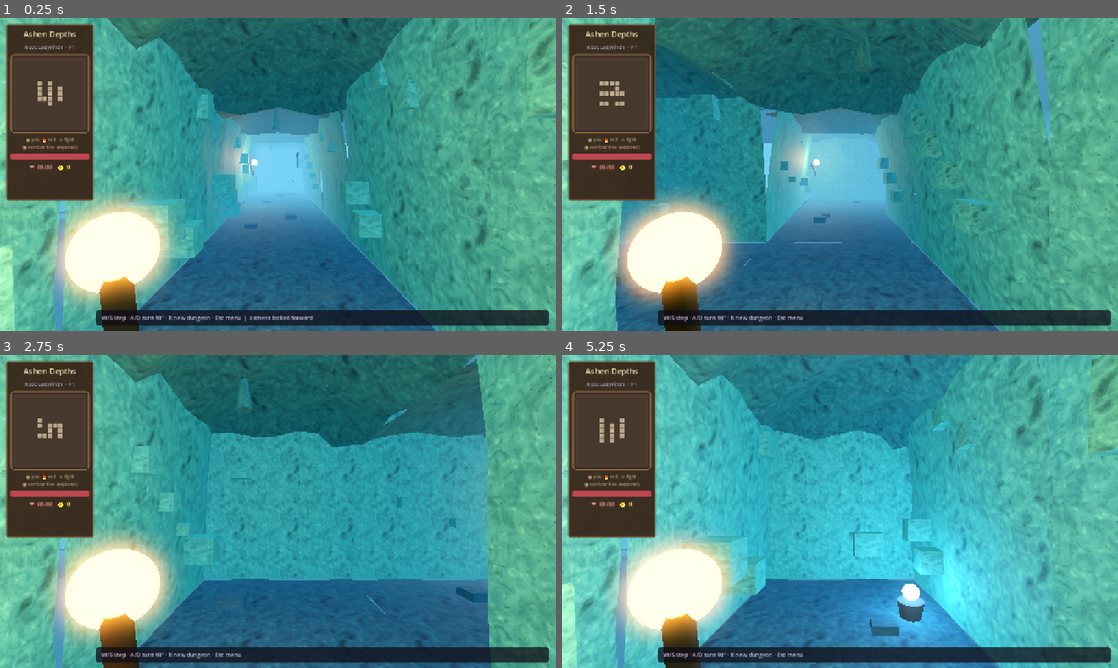
Above: before the commit, frames 1-4 (two rows, left to right).
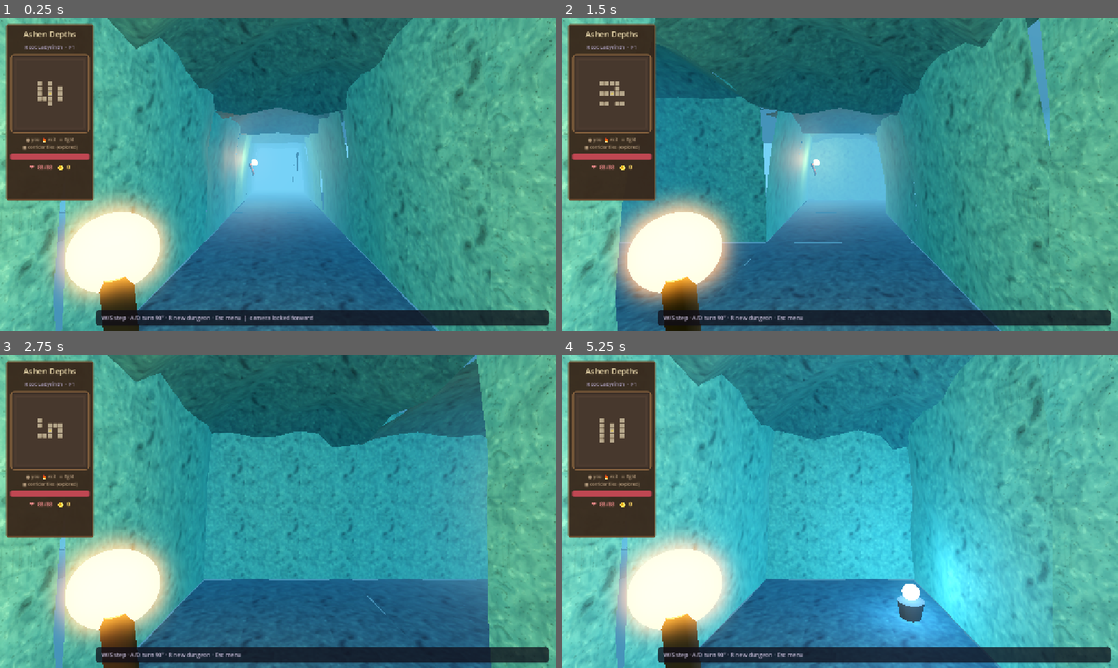
Above: after the commit, the same moments.

Repository: maikalpandas-lgtm/ashen-depths
Game: Godot game, scene res://scenes/main.tscn
Same seed, same stepped clock (60 frames per second), same inputs: the game is played once before the commit and once after it.
Inputs:
- Up to frame 1 (0.25 s): no input
- Up to frame 2 (1.5 s): tap Enter at 0.5 s; hold R (regenerate_dungeon) 0.53-1.28 s; hold W (move_forward) from 0.53 s (still down); tap Space at 1.25 s; tap R (regenerate_dungeon) at 1.35 s
- Up to frame 3 (2.75 s): keep holding W (move_forward); tap Enter at 2 s; hold R (regenerate_dungeon) from 2.03 s (still down)
- Up to frame 4 (5.25 s): keep holding W (move_forward); tap Space at 2.75, 4.25 s; release R (regenerate_dungeon) at 2.78 s; tap R (regenerate_dungeon) at 2.85, 4.35 s; tap Enter at 3.5 s; hold R (regenerate_dungeon) 3.53-4.28 s; hold R (regenerate_dungeon) from 5.03 s (still down)

The runs differ from the first frame. In frame 1, 3.2% of the frame differs, in the area x 0-100%, y 0-100%; in frame 2, 1.0%; in frame 3, 1.0%; in frame 4, 3.4%.

Commit message:
fix: remove box wall rocks and ceiling stalactites

Diff:
--- a/scripts/dungeon_generator.gd
+++ b/scripts/dungeon_generator.gd
@@ -441,20 +441,6 @@
 	mi.cast_shadow = GeometryInstance3D.SHADOW_CASTING_SETTING_OFF
 	geometry_root.add_child(mi)
 
-	# A few low floor rocks (same material — no white junk)
-	var n_rocks: int = 1 + absi(seed_h) % 2
-	for r in range(n_rocks):
-		var ox := (float((seed_h >> (r * 3)) % 100) / 100.0 - 0.5) * cell_size * 0.55
-		var oz := (float((seed_h >> (r * 5 + 2)) % 100) / 100.0 - 0.5) * cell_size * 0.55
-		var s: float = 0.25 + float((seed_h >> (r + 4)) % 10) / 40.0
-		_add_textured_box(
-			world + Vector3(ox, s * 0.25, oz),
-			Vector3(s, s * 0.35, s * 0.9),
-			_floor_mat,
-			false
-		)
-
-
 func _floor_pt(world: Vector3, u: float, v: float, half: float, seed_h: int) -> Vector3:
 	var x := (u - 0.5) * 2.0 * half
 	var z := (v - 0.5) * 2.0 * half
@@ -488,22 +474,6 @@
 	mi.cast_shadow = GeometryInstance3D.SHADOW_CASTING_SETTING_OFF
 	geometry_root.add_child(mi)
 
-	# Stalactites
-	if (seed_h % 3) == 0:
-		var sx := (float(seed_h % 50) / 50.0 - 0.5) * cell_size * 0.4
-		var sz := (float((seed_h / 7) % 50) / 50.0 - 0.5) * cell_size * 0.4
-		var h: float = 0.35 + float(absi(seed_h) % 20) / 40.0
-		var st_mi := MeshInstance3D.new()
-		var cyl := CylinderMesh.new()
-		cyl.top_radius = 0.02
-		cyl.bottom_radius = 0.1
-		cyl.height = h
-		st_mi.mesh = cyl
-		st_mi.material_override = _ceiling_mat
-		st_mi.position = world + Vector3(sx, wall_height - h * 0.45, sz)
-		st_mi.cast_shadow = GeometryInstance3D.SHADOW_CASTING_SETTING_OFF
-		geometry_root.add_child(st_mi)
-
 
 func _ceil_pt(world: Vector3, u: float, v: float, half: float, seed_h: int) -> Vector3:
 	var x := (u - 0.5) * 2.0 * half
@@ -525,8 +495,6 @@
 	# Solid collider slightly outside walk space
 	var col_size := Vector3(cell_size, wall_height, 0.35) if absf(into.z) > 0.5 else Vector3(0.35, wall_height, cell_size)
 	_add_solid_box(base - into * 0.15 + Vector3(0, wall_height * 0.5, 0), col_size)
-	# Rock bulges into tunnel (same wall mat)
-	_add_wall_rocks(base, into, seed_h)
 
 
 func _add_cave_wall_mesh(base: Vector3, face_into: Vector3, seed_h: int) -> void:
@@ -567,17 +535,6 @@
 	var depth := arch + bump  # along face_into (into walk space)
 	# Keep bulk of wall outside: start slightly outside, arch comes in
 	return base + right * along + Vector3.UP * h + face_into * (depth - 0.02)
-
-
-func _add_wall_rocks(base: Vector3, face_into: Vector3, seed_h: int) -> void:
-	var count: int = 2 + absi(seed_h) % 3
-	var right := Vector3(-face_into.z, 0.0, face_into.x)
-	for i in range(count):
-		var t := (float(i) + 0.5) / float(count) - 0.5
-		var h: float = 0.35 + float((seed_h + i * 17) % 100) / 100.0 * (wall_height - 0.9)
-		var s: float = 0.2 + float((seed_h + i) % 8) / 25.0
-		var pos := base + right * (t * cell_size * 0.7) + Vector3.UP * h + face_into * (0.08 + s * 0.25)
-		_add_textured_box(pos, Vector3(s * 1.1, s * 0.9, s * 0.85), _wall_mat, false)
 
 
 func _tri(
